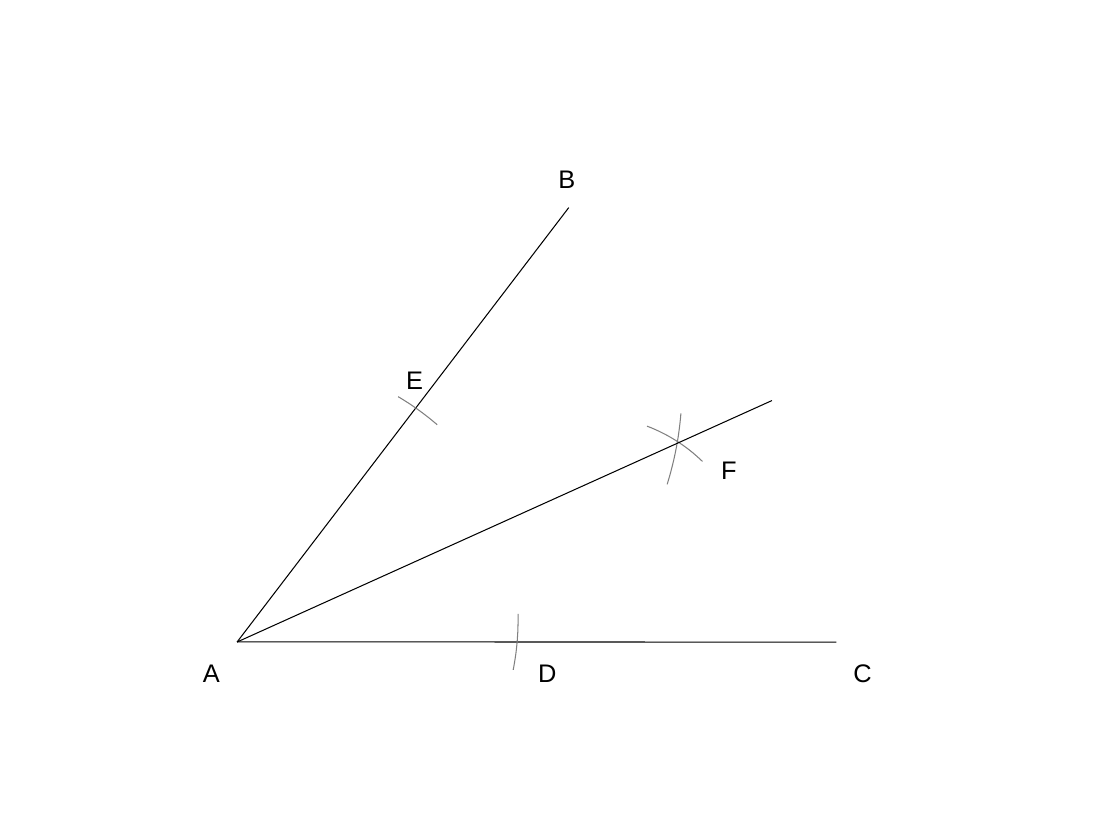
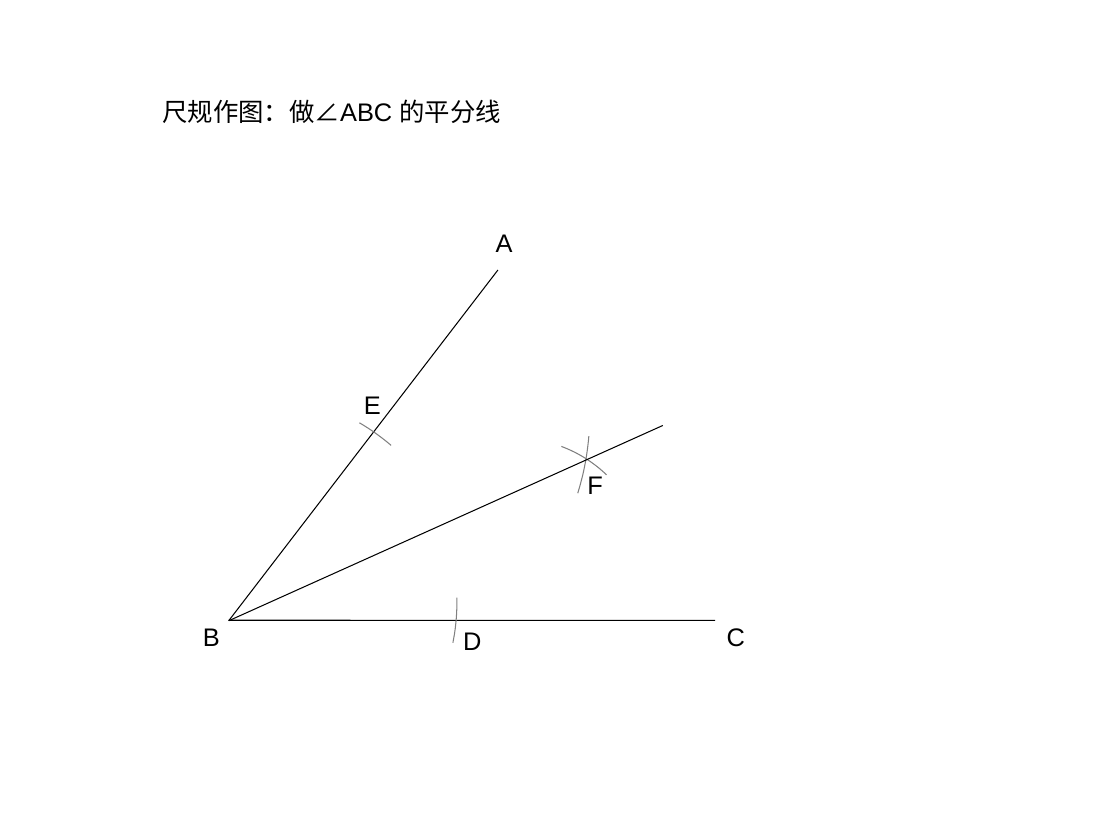
Before and after one commit to ericzhang/english-math, a slide deck: slide 17 of math/grade-7-下/7下数学北师大版-unit-2-相交线与平行线.ppt (slide 15 before the commit). Drawn at 1120x840 pixels with LibreOffice and Linux fonts; fonts in the diff are those of the drawing. Boxes give left, top, right and bottom in pixels: in the first picture for what was removed or moved away, otherwise in the second. Text is boxed around its words. In the diff, an @@ line names an element or a change of style, - is before the commit and + after.

```diff
--- a/math/grade-7-下/7下数学北师大版-unit-2-相交线与平行线.ppt
+++ b/math/grade-7-下/7下数学北师大版-unit-2-相交线与平行线.ppt
@@ text added at (x1=162, y1=99, x2=501, y2=123), 18 pt, text #000000 @@
+尺规作图：做∠ABC 的平分线
@@ text "A" moved from (x1=203, y1=664, x2=220, y2=682) to (x1=496, y1=234, x2=513, y2=252) @@
@@ line moved from (237, 642) - (569, 207) to (229, 621) - (498, 270) @@
@@ text "E" moved from (x1=406, y1=371, x2=423, y2=389) to (x1=364, y1=396, x2=381, y2=414) @@
@@ line moved from (237, 642) - (772, 400) to (229, 621) - (663, 426) @@
@@ freeform shape resized from (x1=398, y1=396, x2=438, y2=425) to (x1=360, y1=423, x2=391, y2=445) @@
@@ freeform shape resized from (x1=647, y1=426, x2=703, y2=461) to (x1=562, y1=446, x2=607, y2=475) @@
@@ freeform shape resized from (x1=668, y1=414, x2=682, y2=485) to (x1=578, y1=436, x2=589, y2=493) @@
@@ text "F" moved from (x1=721, y1=461, x2=736, y2=479) to (x1=587, y1=476, x2=602, y2=494) @@
@@ freeform shape resized from (x1=513, y1=614, x2=518, y2=670) to (x1=453, y1=598, x2=457, y2=642) @@
@@ text "B" moved from (x1=558, y1=170, x2=575, y2=188) to (x1=203, y1=628, x2=220, y2=646) @@
@@ line moved from (237, 642) - (836, 642) to (229, 620) - (715, 621) @@
@@ text "D" moved from (x1=538, y1=664, x2=556, y2=682) to (x1=463, y1=632, x2=481, y2=650) @@
@@ text "C" moved from (x1=853, y1=664, x2=871, y2=683) to (x1=727, y1=628, x2=745, y2=647) @@
```
Also in this commit, not shown: 6 other slides changed, 7 slides added, 1 slide removed, 35 other files.
